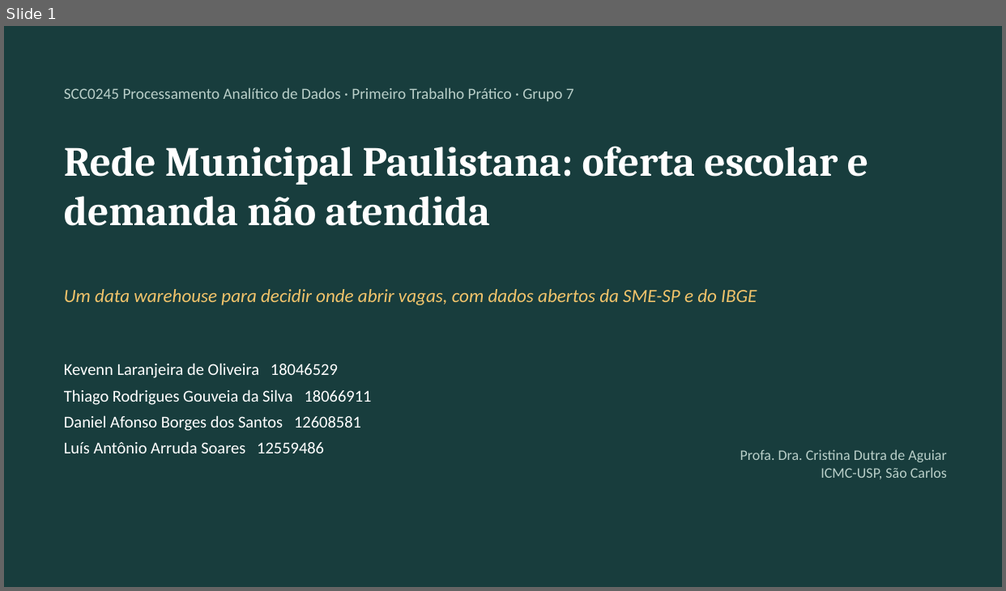
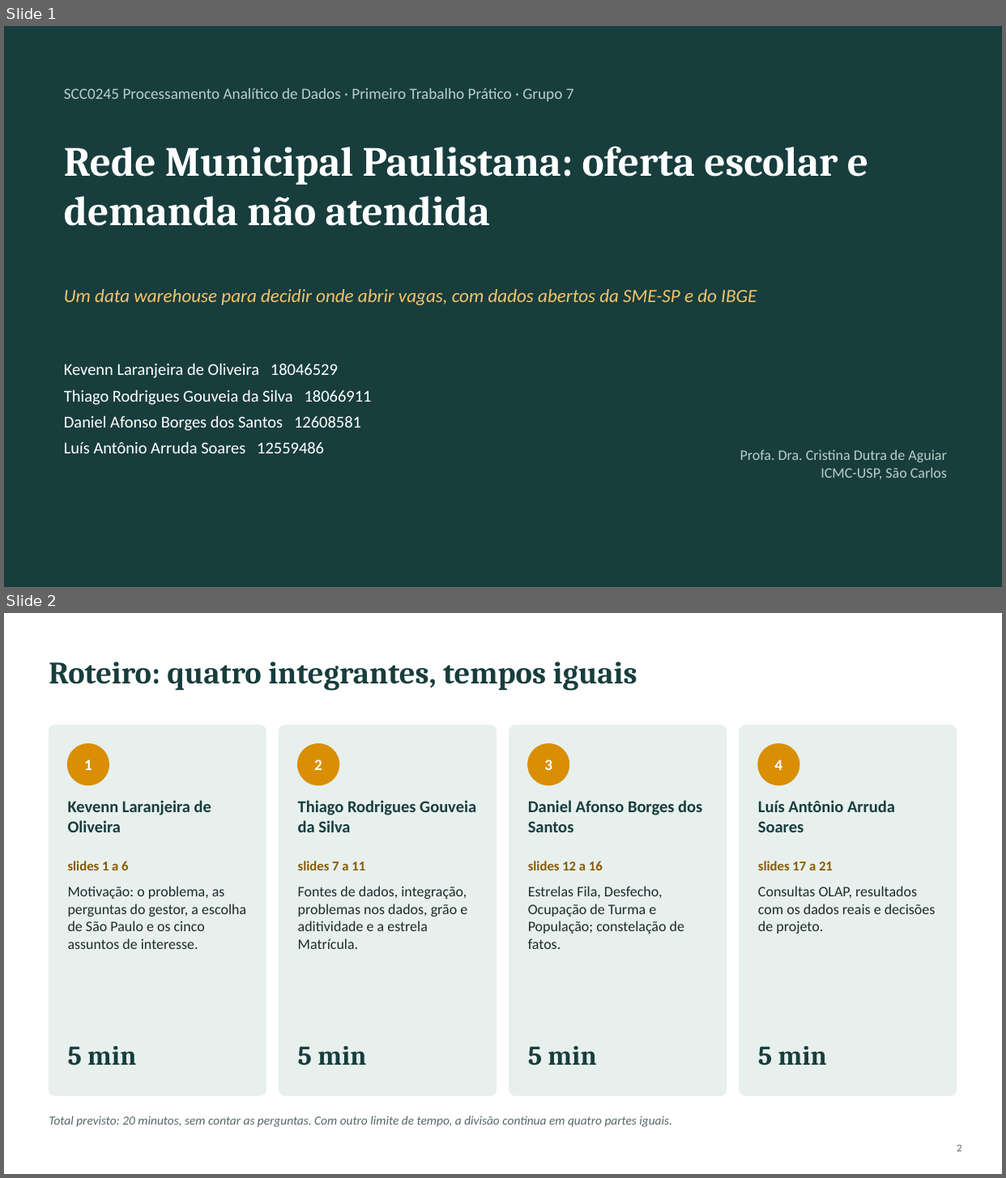
Before and after one commit to kevennlaranjeira/OLAP2026, a slide deck: docs/apresentacao/apresentacao-projeto1.pptx. Shown one above the other, each under a label of ours: slide 1 before the commit, slides 1 and 2 after it. The pictures are 1006x591 and 1006x1178 pixels, drawn with LibreOffice and Linux fonts; fonts in the diff are those of the drawing. Boxes give left, top, right and bottom in pixels: in the first picture for what was removed or moved away, otherwise in the second. Text is boxed around its words. In the diff, an @@ line names an element or a change of style, - is before the commit and + after.

```diff
--- a/docs/apresentacao/apresentacao-projeto1.pptx
+++ b/docs/apresentacao/apresentacao-projeto1.pptx
@@ slide 2 added at box(4, 613, 1002, 1174), background #FFFFFF @@
@@ text added at box(49, 662, 637, 691), 30 pt, text #183D3D, bold @@
+Roteiro: quatro integrantes, tempos iguais
@@ rounded rectangle added at box(49, 726, 266, 1096), fill #E7F0ED, outline #E7F0ED 1 pt @@
@@ rounded rectangle added at box(279, 726, 496, 1096), fill #E7F0ED, outline #E7F0ED 1 pt @@
@@ rounded rectangle added at box(509, 726, 727, 1096), fill #E7F0ED, outline #E7F0ED 1 pt @@
@@ rounded rectangle added at box(739, 726, 957, 1096), fill #E7F0ED, outline #E7F0ED 1 pt @@
@@ ellipse added at box(68, 744, 108, 786), fill #D98E04, outline #D98E04 1 pt @@
@@ ellipse added at box(297, 744, 339, 786), fill #D98E04, outline #D98E04 1 pt @@
@@ ellipse added at box(528, 744, 569, 786), fill #D98E04, outline #D98E04 1 pt @@
@@ ellipse added at box(758, 744, 799, 786), fill #D98E04, outline #D98E04 1 pt @@
@@ text added at box(84, 760, 92, 770), 15 pt, text #FFFFFF, bold @@
+1
@@ text added at box(314, 760, 322, 770), 15 pt, text #FFFFFF, bold @@
+2
@@ text added at box(544, 760, 552, 770), 15 pt, text #FFFFFF, bold @@
+3
@@ text added at box(774, 760, 782, 770), 15 pt, text #FFFFFF, bold @@
+4
@@ text added at box(68, 800, 211, 833), 16 pt, text #183D3D, bold @@
+Kevenn Laranjeira de Oliveira
@@ text added at box(298, 800, 476, 833), 16 pt, text #183D3D, bold @@
+Thiago Rodrigues Gouveia da Silva
@@ text added at box(528, 800, 702, 833), 16 pt, text #183D3D, bold @@
+Daniel Afonso Borges dos Santos
@@ text added at box(758, 800, 895, 833), 16 pt, text #183D3D, bold @@
+Luís Antônio Arruda Soares
@@ text added at box(68, 861, 128, 871), 13 pt, text #8A5A00, bold @@
+slides 1 a 6
@@ text added at box(298, 861, 365, 871), 13 pt, text #8A5A00, bold @@
+slides 7 a 11
@@ text added at box(528, 861, 603, 871), 13 pt, text #8A5A00, bold @@
+slides 12 a 16
@@ text added at box(758, 861, 833, 871), 13 pt, text #8A5A00, bold @@
+slides 17 a 21
@@ text added at box(68, 886, 246, 949), 14 pt, text #1E2B2B @@
+Motivação: o problema, as perguntas do gestor, a escolha de São Paulo e os cinco assuntos de interesse.
@@ text added at box(298, 886, 467, 949), 14 pt, text #1E2B2B @@
+Fontes de dados, integração, problemas nos dados, grão e aditividade e a estrela Matrícula.
@@ text added at box(528, 886, 684, 949), 14 pt, text #1E2B2B @@
+Estrelas Fila, Desfecho, Ocupação de Turma e População; constelação de fatos.
@@ text added at box(758, 886, 936, 934), 14 pt, text #1E2B2B @@
+Consultas OLAP, resultados com os dados reais e decisões de projeto.
@@ text added at box(68, 1046, 136, 1066), 26 pt, text #183D3D, bold @@
+5 min
@@ text added at box(298, 1046, 366, 1066), 26 pt, text #183D3D, bold @@
+5 min
@@ text added at box(528, 1046, 596, 1066), 26 pt, text #183D3D, bold @@
+5 min
@@ text added at box(758, 1046, 827, 1066), 26 pt, text #183D3D, bold @@
+5 min
@@ text added at box(49, 1116, 672, 1127), 12 pt, text #56676A, italic @@
+Total previsto: 20 minutos, sem contar as perguntas. Com outro limite de tempo, a divisão continua em quatro partes iguais.
@@ text added at box(957, 1144, 961, 1152), 10 pt, text #56676A @@
+2
```
Also in this commit, not shown: 13 slides changed, 6 other slides added, 3 slides removed, 3 other files.
